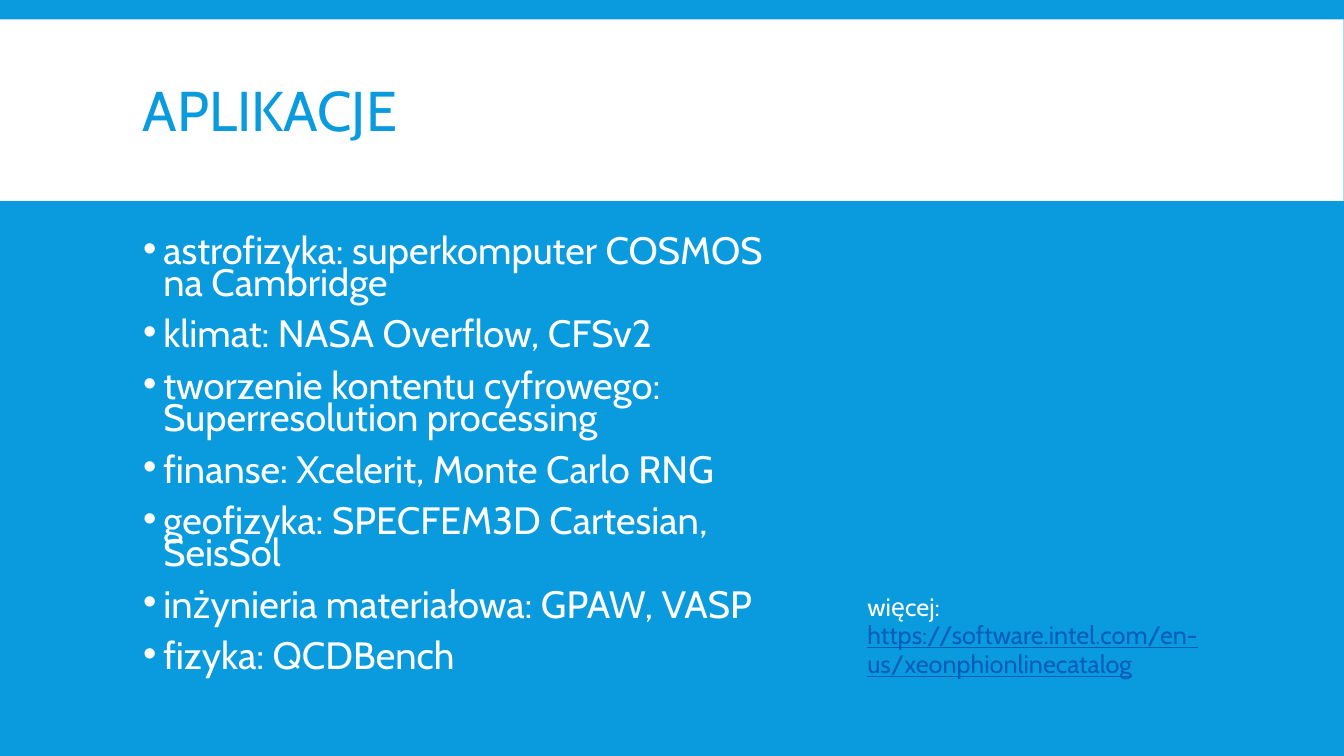
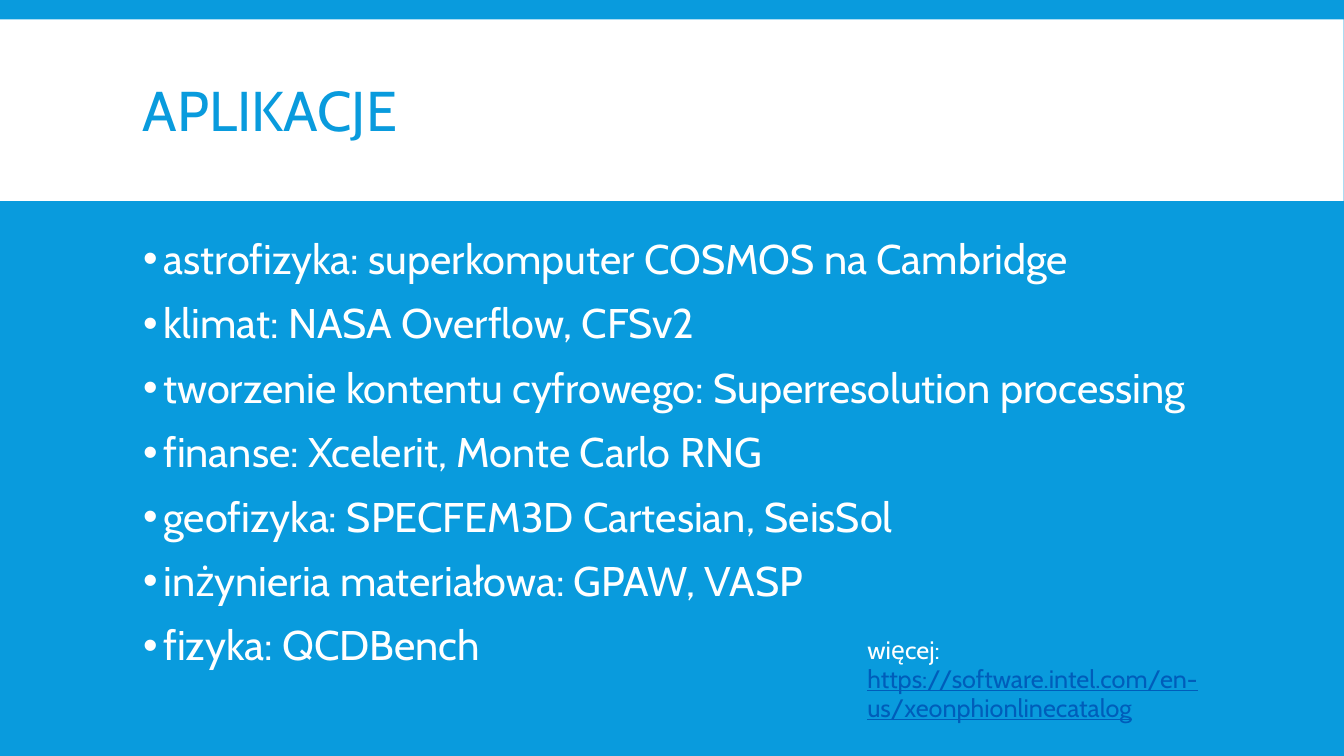
Before and after one commit to rafalgrm/architektury, a slide deck: slide 8 of Intel® Xeon Phi™ v2.pptx. Drawn at 1344x756 pixels with LibreOffice and Linux fonts; fonts in the diff are those of the drawing. Boxes give left, top, right and bottom in pixels: in the first picture for what was removed or moved away, otherwise in the second. Text is boxed around its words. In the diff, an @@ line names an element or a change of style, - is before the commit and + after.

```diff
--- a/Intel® Xeon Phi™ v2.pptx
+++ b/Intel® Xeon Phi™ v2.pptx
@@ text "astrofizyka: superkomputer COSMOS na Cambridge" at [163,243,1185,670]: size 27.2 to 29.6 pt; line spacing 0.7 to 0.9 @@
@@ text "więcej: https://software.intel.com/en-us/xeonphionlinecatalo ...": place and size @@
-text "więcej: https://software.intel.com/en-us/xeonphionlinecatalo ..." at [867,625,1197,679]
+text "więcej: https://software.intel.com/en-us/xeonphionlinecatalo ..." at [867,669,1197,723]
```
Also in this commit, not shown: 2 other slides changed, 3 other files.
